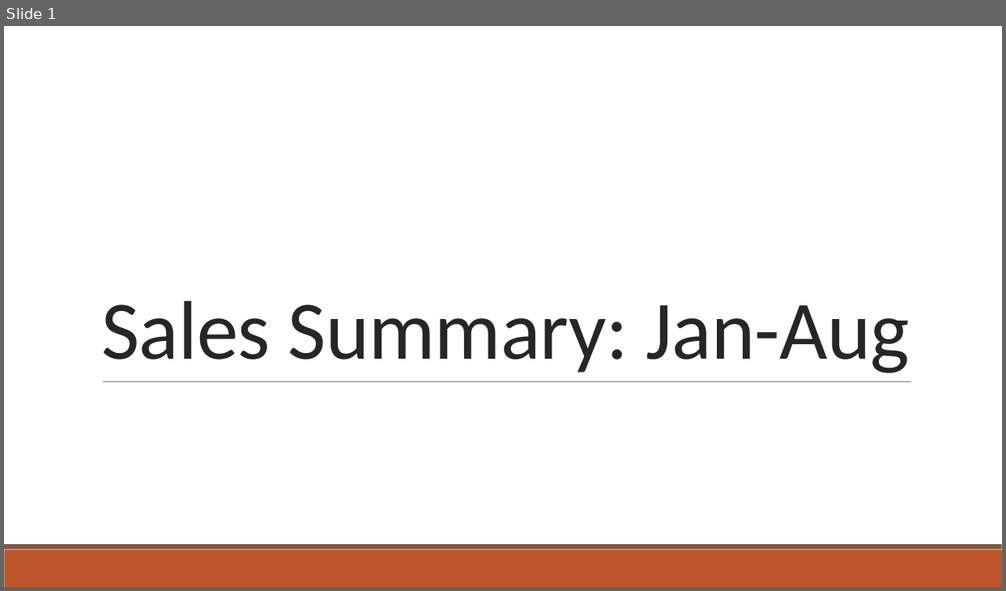
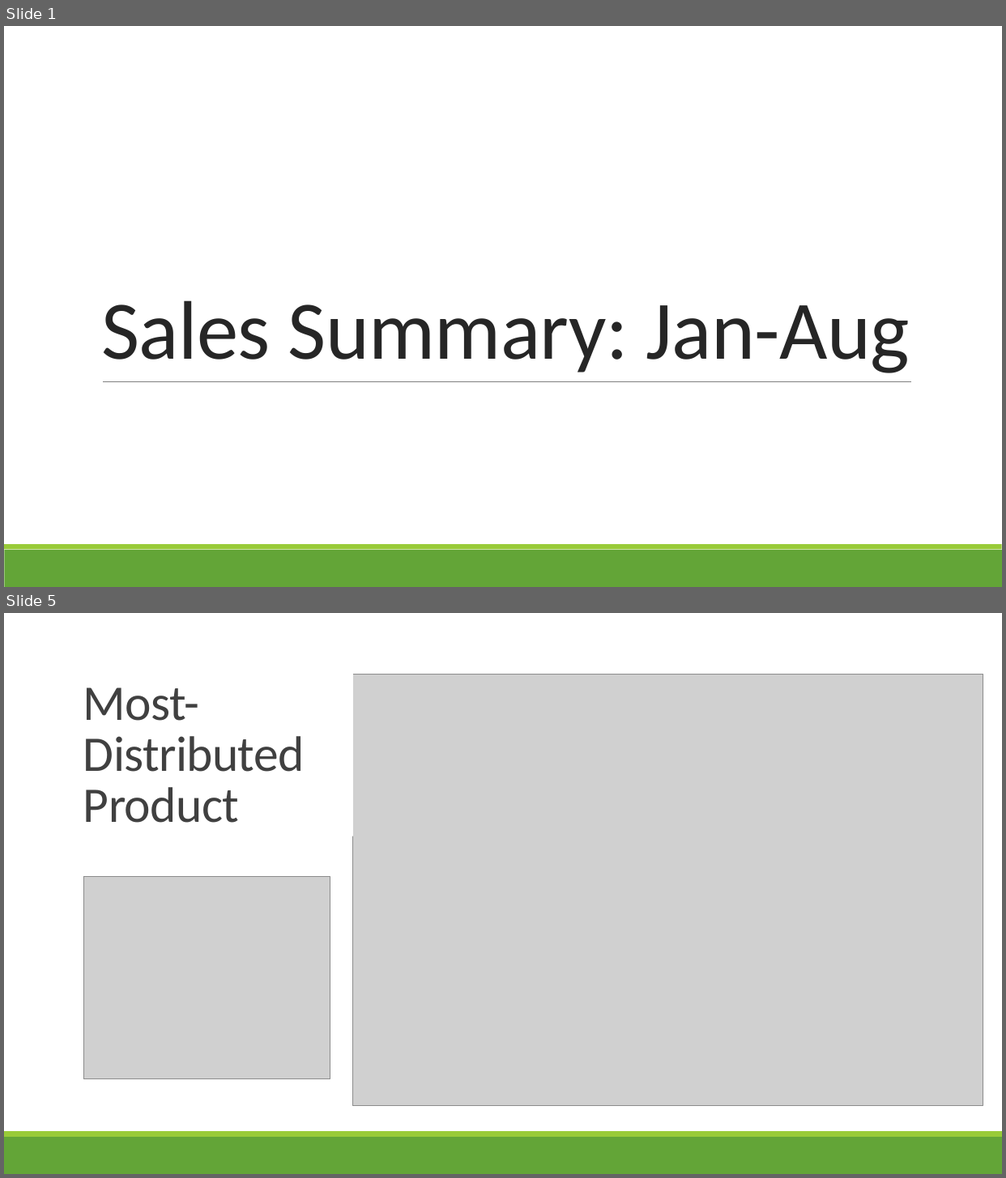
Before and after one commit to davidag2696/Chocolate_Sales_Jan-Aug, a slide deck: chocolate_sales.pptx. Shown one above the other, each under a label of ours: slide 1 before the commit, slides 1 and 5 after it; the slides between them are not shown. The pictures are 1006x591 and 1006x1178 pixels, drawn with LibreOffice and Linux fonts; fonts in the diff are those of the drawing; grey boxes stand for pictures. Boxes give left, top, right and bottom in pixels: in the first picture for what was removed or moved away, otherwise in the second. Text is boxed around its words. In the diff, an @@ line names an element or a change of style, - is before the commit and + after.

```diff
--- a/chocolate_sales.pptx
+++ b/chocolate_sales.pptx
@@ slide 5 added at (x1=4, y1=613, x2=1002, y2=1174), background #FFFFFF; not listed: 2 template elements that a slide beside it also shows @@
@@ picture added at (x1=353, y1=674, x2=983, y2=1105) @@
@@ title added at (x1=83, y1=688, x2=305, y2=823), 48 pt, text #404040 @@
+Most-Distributed Product
@@ line added from (102, 756) to (918, 756), #808080 0.5 pt @@
@@ picture added at (x1=83, y1=876, x2=330, y2=1080) @@
@@ slide 1 changed as well @@
@@ rectangle at (x1=4, y1=550, x2=1002, y2=587): fill #BD582C to #63A537 @@
@@ rectangle at (x1=4, y1=544, x2=1002, y2=550): fill #865640 to #99CB38 @@
```
Also in this commit, not shown: 3 other slides changed, 4 other slides added, 4 slides removed, 1 other file.
